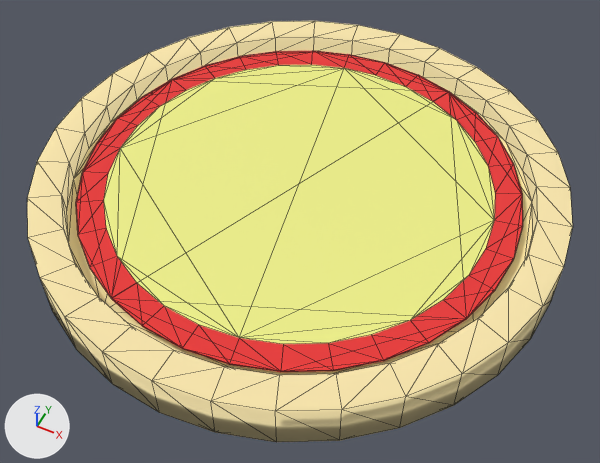
One commit to the glTF model models/FlattenedDoughCheese.glb: the scene before it, then after it.
Camera for both pictures: a 50 mm lens placed at (1.002, -2.001, 2.277), pointed at (0.051, -0.1, -0.1). Lighting does not change. The marker at lower left points along +X, +Y and +Z. The first picture is the older version. Mesh edges are drawn as thin lines. Where no turn or scale is listed for an object, it has been applied to the vertices. Vertices at exactly the same position are counted once.

Objects in the first picture: 'Dough', 'Sauce.001'.
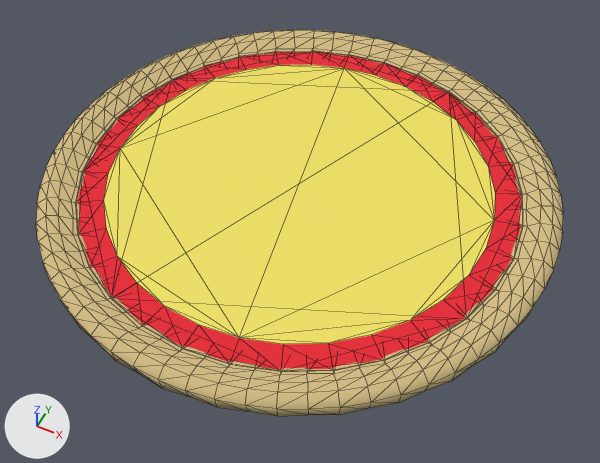
The change, as a list of edits to the scene's bpy script:
```text
Change mat_material_003:
    mat_material_003.base_color: (0.956, 0.799, 0.418) -> (0.659, 0.513, 0.235)  # beige #fae7ad -> yellow #d4be85
Change mat_material_006:
    mat_material_006.base_color: (0.863, 0.88, 0.248) -> (0.88, 0.768, 0.122)  # yellow #eff188 -> yellow #f1e362
Change me_cylinder_001:
    used by ob_dough; location = (0.0, 0.0, 0.0)
    remove me_cylinder_001.from_pydata(...)  # 128 vertices, 252 faces; spans x -1.0..1.0, y -1.0..1.0, z -0.09..0.09
    add me_cylinder_001.from_pydata(...)  # 450 vertices, 896 faces; spans x -0.97..0.97, y -0.97..0.97, z -0.09..0.09
    me_cylinder_001 part 1: 128 vertices removed from x -1.0..1.0, y -1.0..1.0, z -0.09..0.09; 450 vertices added at x -0.97..0.97, y -0.97..0.97, z -0.09..0.09
```

Location of each change, (x1, y1, x2, y2) in pixels of the pictures (600 x 463 px):
'Sauce.001', recoloured: (77, 51, 521, 370) in both
'Dough', recoloured, reshaped (8% shorter): before (27, 21, 573, 442); after (36, 30, 563, 417)
